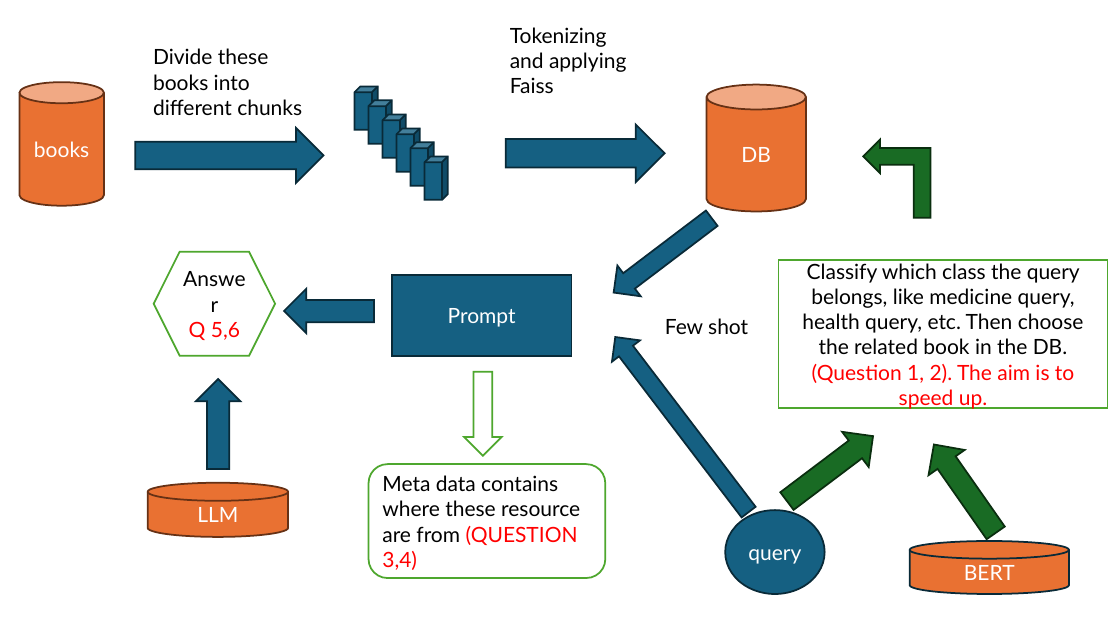
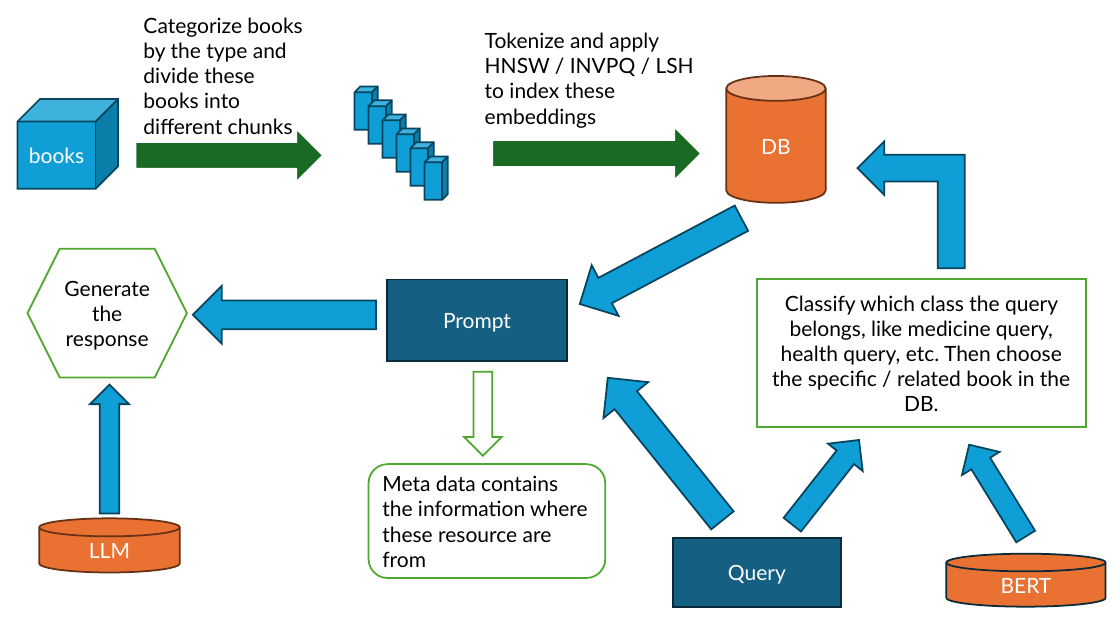
Before and after one commit to tengwang0318/Adaptive-Domain-Chatbot, a slide deck: slide 1 of Presentation.pptx. Drawn at 1120x630 pixels with LibreOffice and Linux fonts; fonts in the diff are those of the drawing. Boxes give left, top, right and bottom in pixels: in the first picture for what was removed or moved away, otherwise in the second. Text is boxed around its words. In the diff, an @@ line names an element or a change of style, - is before the commit and + after.

```diff
--- a/Presentation.pptx
+++ b/Presentation.pptx
@@ text at <box>143,17,302,134</box>: text changed @@
-Divide these books into different chunks
+Categorize books by the type and divide these books into different chunks
@@ text removed at <box>510,27,626,93</box> @@
-Tokenizing and applying Faiss
@@ text added at <box>485,32,694,98</box>, 18 pt, text #000000 @@
+Tokenize and apply HNSW / INVPQ / LSH to index these embeddings
@@ cylinder "DB": place and size @@
-cylinder "DB" at <box>707,85,806,212</box>
+cylinder "DB" at <box>727,76,826,202</box>
@@ cube "books": place and size @@
-cube "books" at <box>19,82,104,206</box>
+cube "books" at <box>18,99,118,189</box>
@@ cube "books" at <box>18,99,118,189</box>: cylinder to cube; fill #E97132 to #0F9ED5; outline #663216 1.5 pt to #07455D 1.5 pt @@
@@ right arrow at <box>135,128,323,183</box>: fill #156082 to #196B24; outline #092A39 1.5 pt to #FFFFFF 2 pt @@
@@ right arrow at <box>492,126,702,181</box>: fill #156082 to #196B24; outline #092A39 1.5 pt to #FFFFFF 2 pt @@
@@ right arrow: place and size @@
-right arrow at <box>506,124,665,181</box>
+right arrow at <box>492,126,702,181</box>
@@ bent up arrow: place and size @@
-bent up arrow at <box>863,140,931,218</box>
+bent up arrow at <box>857,142,965,268</box>
@@ bent up arrow at <box>857,142,965,268</box>: fill #196B24 to #0F9ED5; outline #0B2F10 1.5 pt to #07455D 1.5 pt @@
@@ right arrow at <box>567,193,756,330</box>: fill #156082 to #0F9ED5; outline #092A39 1.5 pt to #07455D 1.5 pt; rotation 142 to 152 degrees @@
@@ hexagon added at <box>28,249,187,377</box>, fill #FFFFFF, outline #4EA72E 1.5 pt, 18 pt, text #000000 @@
+Generate the response
@@ hexagon removed at <box>154,252,276,356</box> @@
-Answer
-Q 5,6
@@ fill #156082 to #0F9ED5; outline #092A39 1.5 pt to #07455D 1.5 pt in 7 elements at <box>355,87,378,130</box>, <box>369,101,392,145</box>, <box>382,114,406,158</box>, <box>397,129,420,172</box>, <box>411,143,434,187</box>, <box>424,156,448,200</box>, <box>193,287,376,344</box> @@
@@ right arrow: place and size @@
-right arrow at <box>284,289,374,334</box>
+right arrow at <box>193,287,376,344</box>
@@ rectangle "Prompt": place and size @@
-rectangle "Prompt" at <box>392,275,571,356</box>
+rectangle "Prompt" at <box>387,280,567,361</box>
@@ rectangle "Classify which class the query ...": place and size @@
-rectangle "Classify which class the query ..." at <box>779,260,1107,408</box>
+rectangle "Classify which class the query ..." at <box>757,279,1086,428</box>
@@ text in rectangle at <box>772,295,1070,411</box>: text changed @@
-Classify which class the query belongs, like medicine query, health query, etc. Then choose the related book in the DB. (Question 1, 2). The aim is to speed up.
+Classify which class the query belongs, like medicine query, health query, etc. Then choose the specific / related book in the DB.
@@ text removed at <box>665,318,748,334</box> @@
-Few shot
@@ right arrow at <box>586,359,745,538</box>: fill #156082 to #0F9ED5; outline #092A39 1.5 pt to #07455D 1.5 pt; rotation 232 to 231 degrees @@
@@ right arrow added at <box>90,384,129,513</box>, fill #0F9ED5, outline #07455D 1.5 pt @@
@@ right arrow removed at <box>196,379,240,469</box> @@
@@ right arrow at <box>775,427,877,539</box>: fill #196B24 to #0F9ED5; outline #0B2F10 1.5 pt to #07455D 1.5 pt; rotation 323 to 308 degrees @@
@@ right arrow at <box>950,434,1044,549</box>: fill #196B24 to #0F9ED5; outline #0B2F10 1.5 pt to #07455D 1.5 pt; rotation 235 to 238 degrees @@
@@ text in rounded rectangle at <box>382,475,588,567</box>: text changed @@
-Meta data contains where these resource are from (QUESTION 3,4)
+Meta data contains the information where these resource are from
@@ cylinder "LLM": place and size @@
-cylinder "LLM" at <box>148,483,288,537</box>
+cylinder "LLM" at <box>39,518,180,572</box>
@@ rectangle "Query": place and size @@
-rectangle "Query" at <box>725,510,824,594</box>
+rectangle "Query" at <box>673,539,841,607</box>
@@ rectangle "Query" at <box>673,539,841,607</box>: ellipse to rectangle @@
@@ text in rectangle at <box>728,564,786,584</box>: text changed @@
-query
+Query
@@ cylinder "BERT": place and size @@
-cylinder "BERT" at <box>910,541,1070,594</box>
+cylinder "BERT" at <box>947,554,1107,607</box>
```
Also in this commit, not shown: 7 other files.
